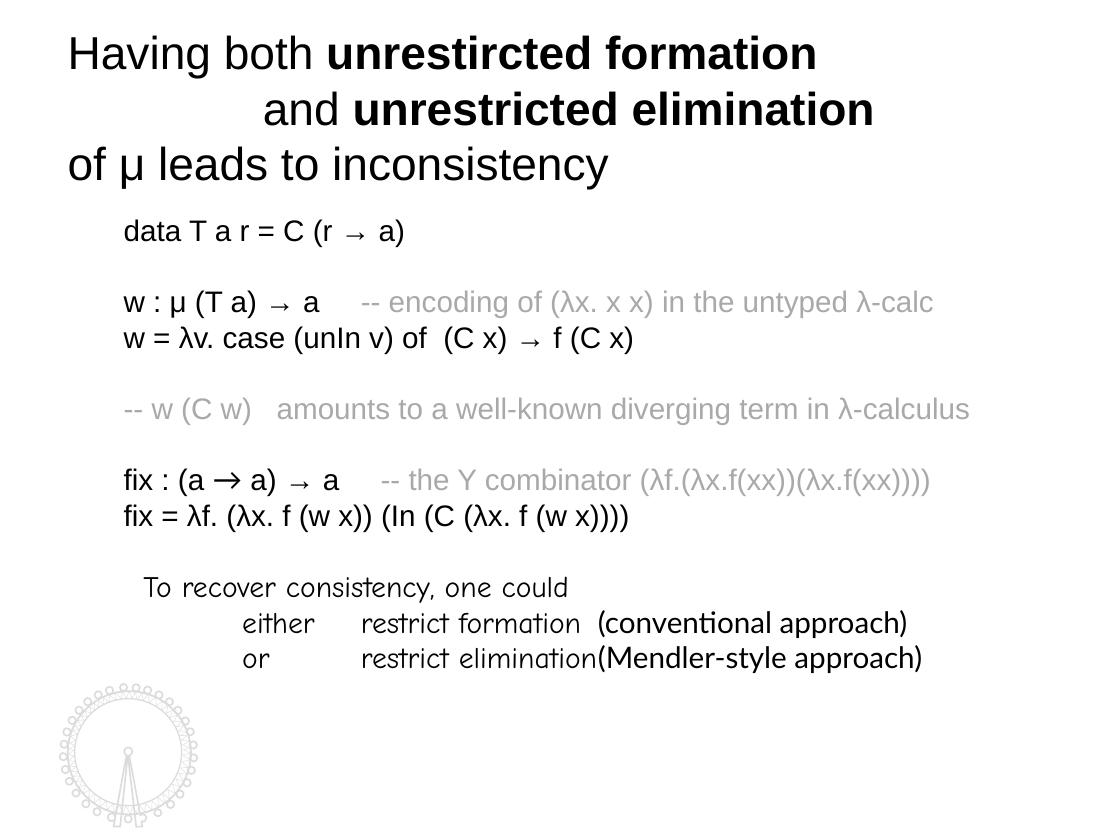
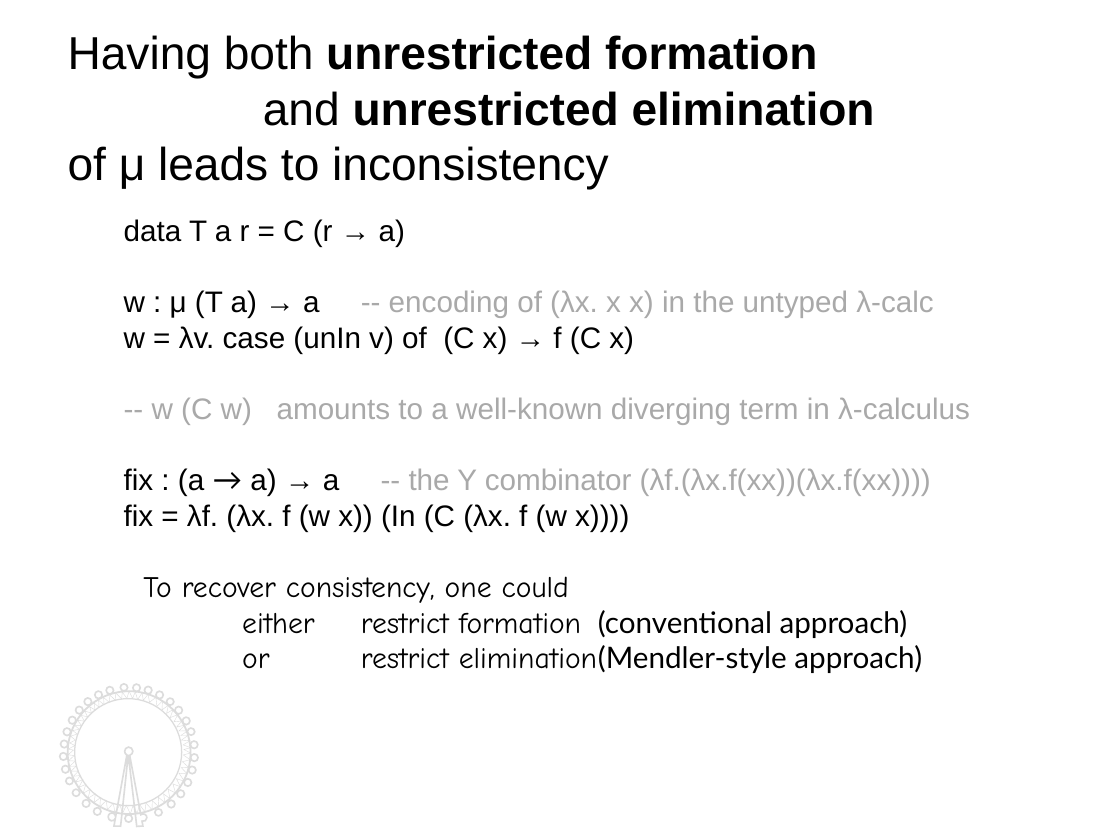
Before and after one commit to kyagrd/nax, a slide deck: slide 4 of trunk/draft/TYPES13/ppt/myslide.odp. Drawn at 1120x840 pixels with LibreOffice and Linux fonts; fonts in the diff are those of the drawing. Boxes give left, top, right and bottom in pixels: in the first picture for what was removed or moved away, otherwise in the second. Text is boxed around its words. In the diff, an @@ line names an element or a change of style, - is before the commit and + after.

```diff
--- a/trunk/draft/TYPES13/ppt/myslide.odp
+++ b/trunk/draft/TYPES13/ppt/myslide.odp
@@ text at [68,35,817,78]: text changed @@
-Having both unrestircted formation
+Having both unrestricted formation
```
Also in this commit, not shown: 16 other slides changed, 1 other file.
